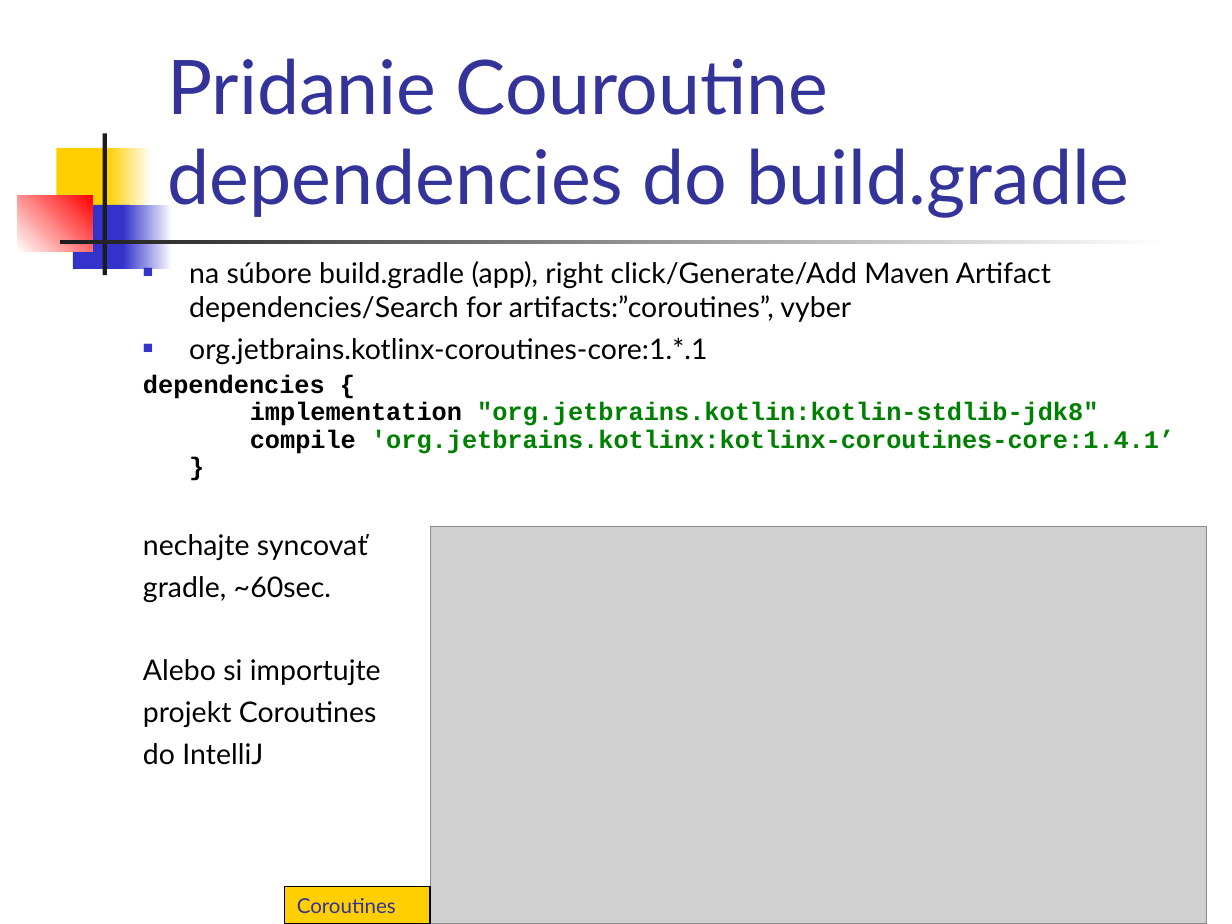
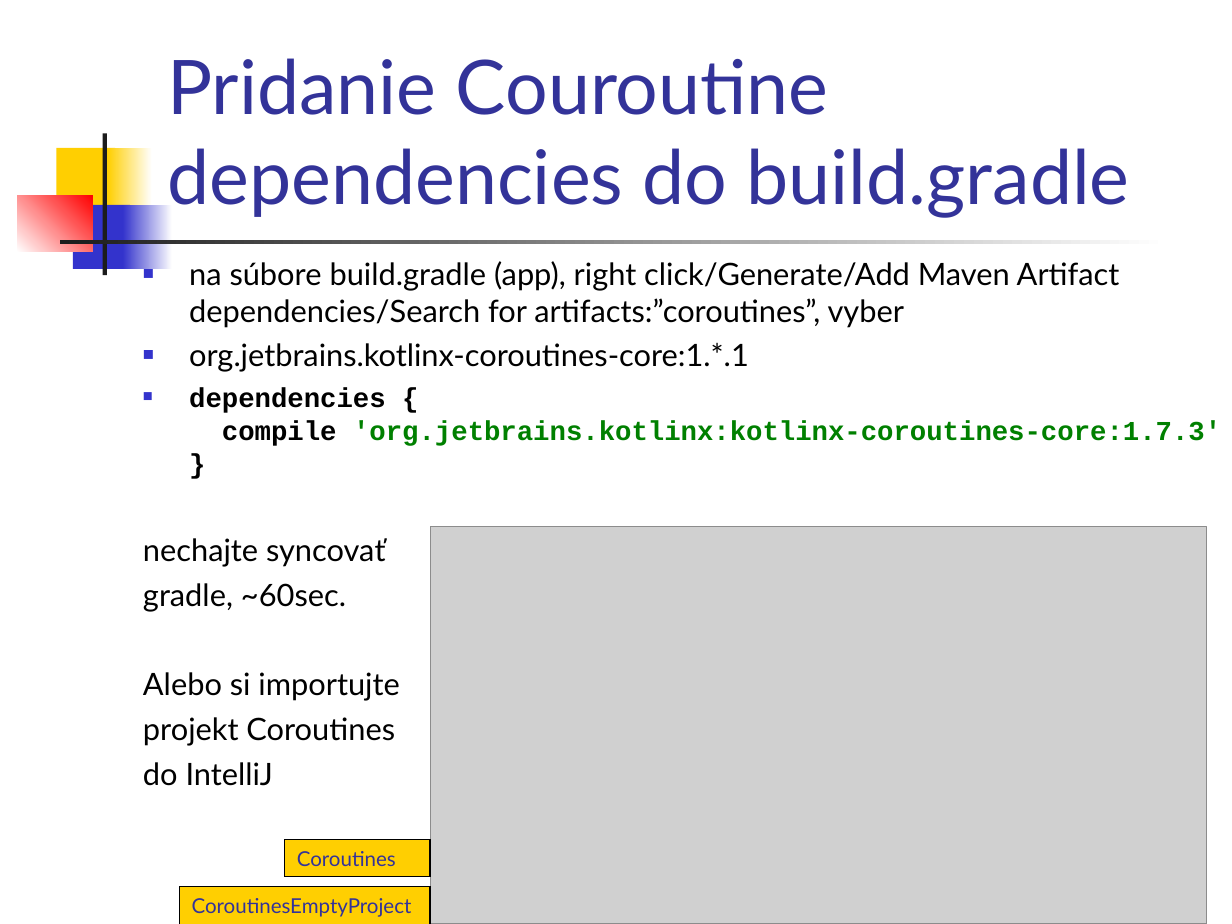
Before and after one commit to vmandro/Prednasky, a slide deck: slide 21 of 10/10_Android.ppt (slide 20 before the commit). Drawn at 1232x924 pixels with LibreOffice and Linux fonts; fonts in the diff are those of the drawing; grey boxes stand for pictures. Boxes give left, top, right and bottom in pixels: in the first picture for what was removed or moved away, otherwise in the second. Text is boxed around its words. In the diff, an @@ line names an element or a change of style, - is before the commit and + after.

```diff
--- a/10/10_Android.ppt
+++ b/10/10_Android.ppt
@@ text at <box>143,261,1120,786</box>: size 16.6 to 18 pt in "na súbore build.gradle (app), right click/Generate/Add Maven ...", "org.jetbrains.kotlinx-coroutines-core:1.*.1", "nechajte syncovať", "gradle, ~60sec." and 3 more places @@
@@ text at <box>189,388,1221,446</box>: text changed; size 14.8 to 16 pt @@
-dependencies {
-implementation "org.jetbrains.kotlin:kotlin-stdlib-jdk8"
-compile 'org.jetbrains.kotlinx:kotlinx-coroutines-core:1.4.1’
-}
+■ dependencies {
+  compile 'org.jetbrains.kotlinx:kotlinx-coroutines-core:1.7.3'
+  }
@@ rectangle "Coroutines": place and size @@
-rectangle "Coroutines" at <box>285,887,430,924</box>
+rectangle "Coroutines" at <box>285,839,430,876</box>
@@ rectangle added at <box>180,887,430,924</box>, fill #FFCF01, outline #000000 0.74 pt, 12 pt, text #333399 @@
+CoroutinesEmptyProject
```
Also in this commit, not shown: 7 other slides changed, 10 slides added, 4 other files.
